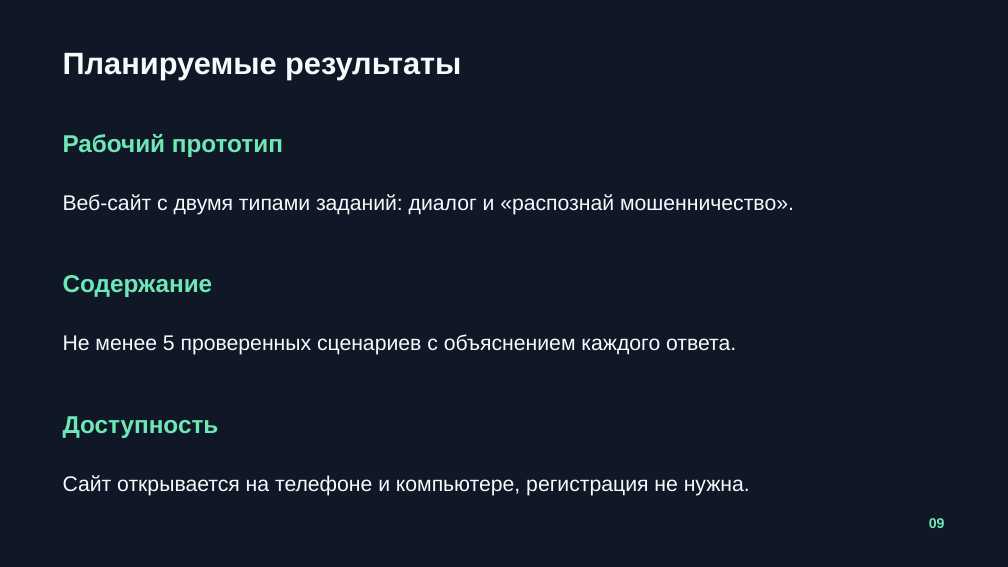
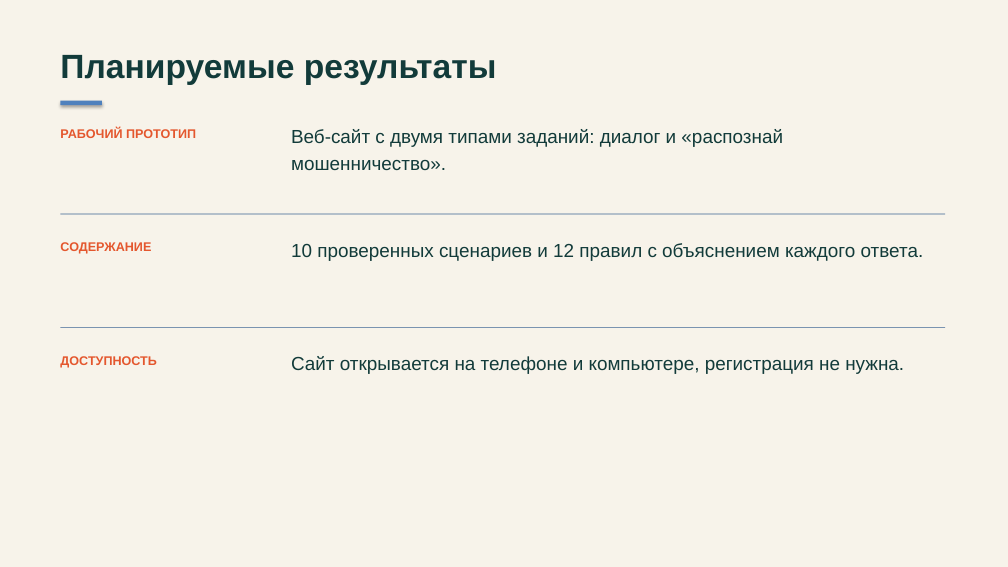
Before and after one commit to gvibco/antishema, a slide deck: slide 9 of АнтиСхема_презентация_Посысаев_Иван_Шульга_Георгий.odp. Drawn at 1008x567 pixels with LibreOffice and Linux fonts; fonts in the diff are those of the drawing. Boxes give left, top, right and bottom in pixels: in the first picture for what was removed or moved away, otherwise in the second. Text is boxed around its words. In the diff, an @@ line names an element or a change of style, - is before the commit and + after.

```diff
--- a/АнтиСхема_презентация_Посысаев_Иван_Шульга_Георгий.odp
+++ b/АнтиСхема_презентация_Посысаев_Иван_Шульга_Георгий.odp
@@ background #101827 to #F7F3EA @@
@@ text "Планируемые результаты" at (60, 55, 497, 85): size 29.3 to 32 pt, text colour #F7FAFC to #123B3A; line spacing 1 to 1.08; vertical alignment middle to top @@
@@ rectangle added at (60, 101, 102, 105), fill #4F81BD @@
@@ text at (60, 128, 196, 138): text changed; size 23.2 to 12 pt; text colour #6EE7B7 to #E4572E @@
-Рабочий прототип
+РАБОЧИЙ ПРОТОТИП
@@ text "Веб-сайт с двумя типами заданий: ...": place and size @@
-text "Веб-сайт с двумя типами заданий: ..." at (63, 194, 794, 215)
+text "Веб-сайт с двумя типами заданий: ..." at (291, 129, 783, 170)
@@ text "Веб-сайт с двумя типами заданий: ..." at (291, 129, 783, 170): size 20.2 to 18 pt, text colour #F7FAFC to #123B3A; line spacing 1 to 1.18; vertical alignment middle to top @@
@@ line added from (60, 214) to (945, 214), #376092 0.6 pt @@
@@ vertical alignment middle to top in 4 elements at (60, 128, 196, 138), (60, 242, 151, 254), (60, 356, 156, 368), (291, 243, 924, 261) @@
@@ text at (60, 242, 151, 254): text changed; size 23.2 to 12 pt; text colour #6EE7B7 to #E4572E @@
-Содержание
+СОДЕРЖАНИЕ
@@ text at (291, 243, 924, 261): text changed; size 20.2 to 18 pt; text colour #F7FAFC to #123B3A @@
-Не менее 5 проверенных сценариев с объяснением каждого ответа.
+10 проверенных сценариев и 12 правил с объяснением каждого ответа.
@@ line added from (60, 327) to (945, 327), #376092 0.6 pt @@
@@ text at (60, 356, 156, 368): text changed; size 23.2 to 12 pt; text colour #6EE7B7 to #E4572E @@
-Доступность
+ДОСТУПНОСТЬ
@@ text "Сайт открывается на телефоне и ..." at (291, 356, 904, 374): size 20.2 to 18 pt, text colour #F7FAFC to #123B3A; line spacing 1 to 1.18; vertical alignment middle to top @@
@@ text "Сайт открывается на телефоне и ...": place and size @@
-text "Сайт открывается на телефоне и ..." at (63, 475, 750, 496)
+text "Сайт открывается на телефоне и ..." at (291, 356, 904, 374)
@@ text removed at (929, 518, 945, 528) @@
-09
```
Also in this commit, not shown: 8 other slides changed, 2 slides added, 1 slide removed, 20 other files.
